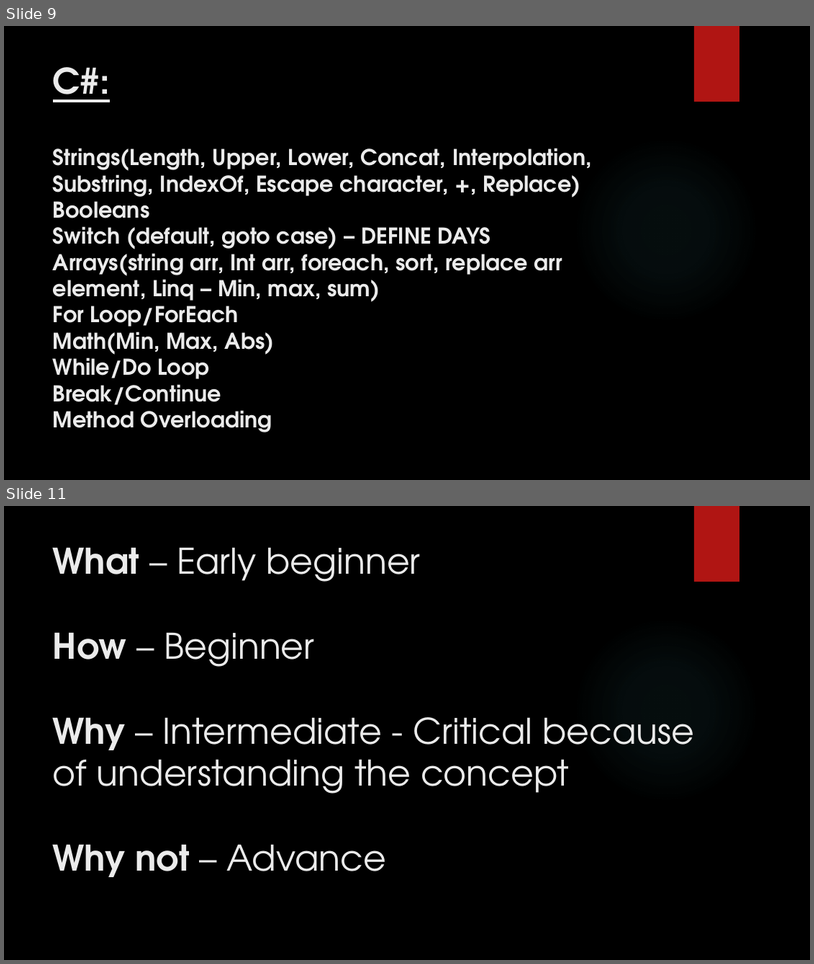
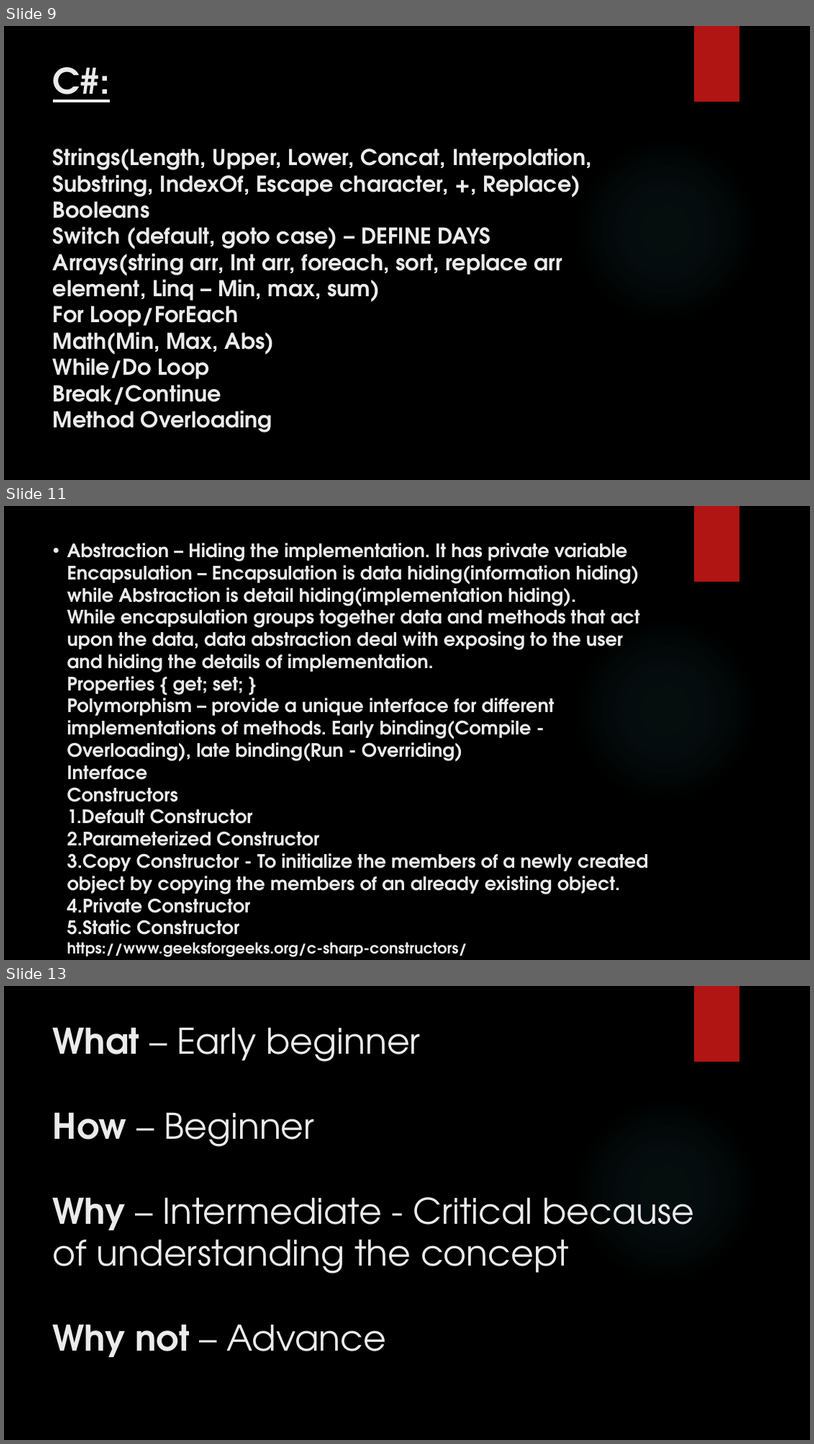
Before and after one commit to Manisoft55/AimorePractice, a slide deck: Notes/Day2_26_07_2022.pptx. Shown one above the other, each under a label of ours: slides 9 and 11 before the commit, slides 9, 11 and 13 after it; the slides between them are not shown. The pictures are 814x964 and 814x1444 pixels, drawn with LibreOffice and Linux fonts; fonts in the diff are those of the drawing; background and template pictures are left out. Boxes give left, top, right and bottom in pixels: in the first picture for what was removed or moved away, otherwise in the second. Text is boxed around its words. In the diff, an @@ line names an element or a change of style, - is before the commit and + after.

```diff
--- a/Notes/Day2_26_07_2022.pptx
+++ b/Notes/Day2_26_07_2022.pptx
@@ slide 11 added at bbox=[4, 506, 810, 960], background picture (left out); not listed: 2 template elements that a slide beside it also shows @@
@@ title added at bbox=[67, 543, 648, 957], 22 pt, text #EBEBEB, bold @@
+• Abstraction – Hiding the implementation. It has private variable
+  Encapsulation – Encapsulation is data hiding(information hiding) while Abstraction is detail hiding(implementation hiding).
+  While encapsulation groups together data and methods that act upon the data, data abstraction deal with exposing to the user and hiding the details of implementation.
+  Properties { get; set; }
+  Polymorphism – provide a unique interface for different implementations of methods. Early binding(Compile - Overloading), late binding(Run - Overriding)
+  Interface
+  Constructors
+  1.Default Constructor
+  2.Parameterized Constructor
+  3.Copy Constructor - To initialize the members of a newly created object by copying the members of an already existing object.
+  4.Private Constructor
+  5.Static Constructor
+  https://www.geeksforgeeks.org/c-sharp-constructors/
@@ what was slide 11 is now slide 13 @@
```
Also in this commit, not shown: 1 slide changed, 1 other slide added, 53 other files.
